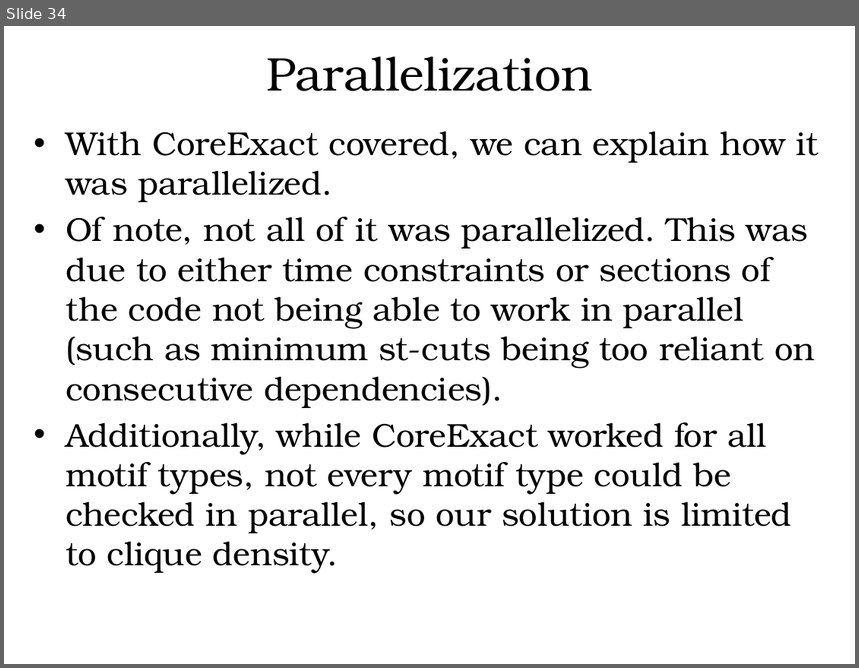
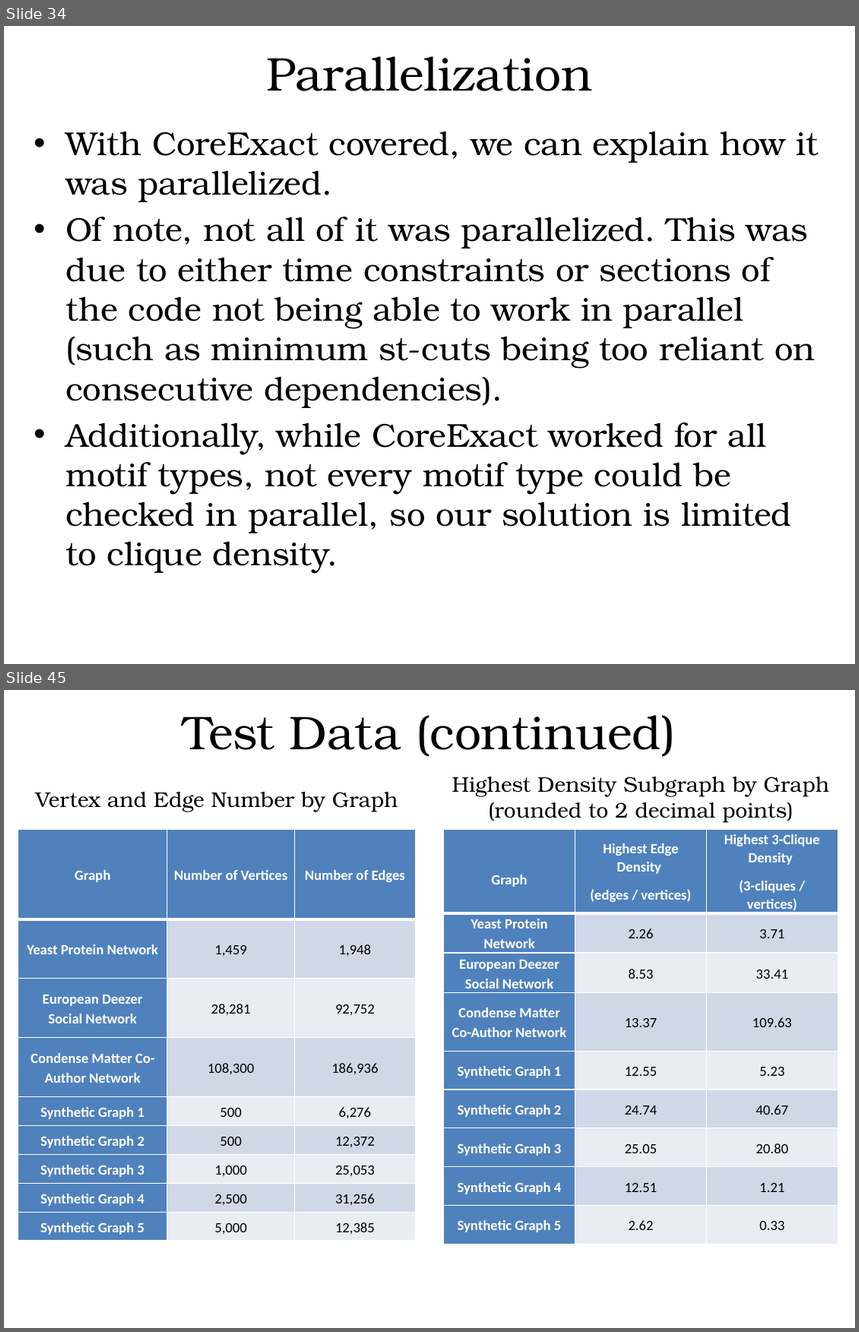
Before and after one commit to hgareau/DensestSubgraphDiscovery, a slide deck: Thesis Defense Presentation.pptx. Shown one above the other, each under a label of ours: slide 34 before the commit, slides 34 and 45 after it; the slides between them are not shown. The pictures are 859x668 and 859x1332 pixels, drawn with LibreOffice and Linux fonts; fonts in the diff are those of the drawing; background and template pictures are left out. Boxes give left, top, right and bottom in pixels: in the first picture for what was removed or moved away, otherwise in the second. Text is boxed around its words. In the diff, an @@ line names an element or a change of style, - is before the commit and + after.

```diff
--- a/Thesis Defense Presentation.pptx
+++ b/Thesis Defense Presentation.pptx
@@ slide 45 added at box(4, 690, 855, 1328), background #FFFFFF @@
@@ text added at box(183, 715, 676, 757), 40 pt, text #000000 @@
+Test Data (continued)
@@ text added at box(452, 777, 830, 822), 18 pt, text #000000 @@
+Highest Density Subgraph by Graph (rounded to 2 decimal points)
@@ text added at box(35, 792, 398, 812), 18 pt, text #000000 @@
+Vertex and Edge Number by Graph
@@ table added at box(18, 830, 416, 1241), 9 rows, 3 columns @@
+Graph | Number of Vertices | Number of Edges
+Yeast Protein Network | 1,459 | 1,948
+European Deezer Social Network | 28,281 | 92,752
+Condense Matter Co-Author Network | 108,300 | 186,936
+Synthetic Graph 1 | 500 | 6,276
+Synthetic Graph 2 | 500 | 12,372
+Synthetic Graph 3 | 1,000 | 25,053
+Synthetic Graph 4 | 2,500 | 31,256
+Synthetic Graph 5 | 5,000 | 12,385
@@ table added at box(444, 830, 837, 1241), 9 rows, 3 columns @@
+Graph | Highest Edge Density / (edges / vertices) | Highest 3-Clique Density / (3-cliques / vertices)
+Yeast Protein Network | 2.26 | 3.71
+European Deezer Social Network | 8.53 | 33.41
+Condense Matter Co-Author Network | 13.37 | 109.63
+Synthetic Graph 1 | 12.55 | 5.23
+Synthetic Graph 2 | 24.74 | 40.67
+Synthetic Graph 3 | 25.05 | 20.80
+Synthetic Graph 4 | 12.51 | 1.21
+Synthetic Graph 5 | 2.62 | 0.33
```
Also in this commit, not shown: 12 other slides added, 4 slides removed, 1 other file.
